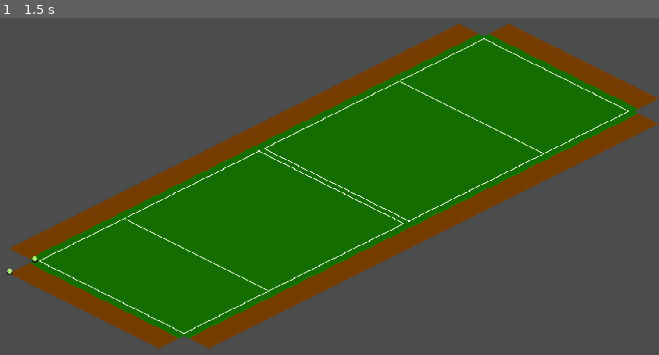
Above: before the commit, frame 1.
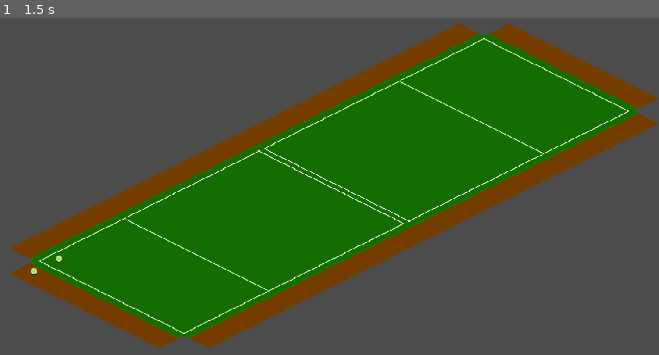
Above: after the commit, the same moment.

Repository: flarkminator/HF_01
Game: Godot game, scene res://Scenes/TestMap.tscn
Two runs of this game, one before a commit and one after it. Both use one fixed random seed, a clock stepped at 60 frames per second and the inputs below.
Inputs:
- Up to frame 1 (1.5 s): tap Enter at 0.5 s; hold Right (ui_right) 0.53-1.28 s; tap A (ui_spawnball) at 0.6, 1.35 s; tap Space at 1.25 s; hold Down (ui_down) from 1.28 s (still down)

The runs differ from the first frame. In frame 1, less than 0.1% of the frame differs, in the area x 0-10%, y 70-77%.
Error in both runs: Invalid call. Nonexistent function 'move_ball' in base 'Nil'. (res://Scripts/TestMap.gd:18)

Commit message:
final checkin before I change this to work in time step. I got the ball to spawn "center of a tile" and now it moves around like a player would. I think it's time to make a player model stand in. I can just use the Godot symbol for now.

Diff:
--- a/Scenes/TennisBall.tscn
+++ b/Scenes/TennisBall.tscn
@@ -27,5 +27,4 @@
 
 [node name="Ball_Regular" type="AnimatedSprite" parent="."]
 position = Vector2( 0, -3 )
-scale = Vector2( 0.75, 0.75 )
 frames = SubResource( 1 )
--- a/Scripts/Global.gd
+++ b/Scripts/Global.gd
@@ -13,11 +13,11 @@
 	return Meters * PixelsPerMeter
 
 func MeterToPixel(Meters : Vector3) -> Vector3:
-	var newX = (Meters.x * PixelsPerMeter) * meter2pixel_scalar
-	var newY = - (Meters.x * PixelsPerMeter) * meter2pixel_scalar / 2
-	newX += (Meters.y * PixelsPerMeter) * meter2pixel_scalar
-	newY +=  (Meters.y * PixelsPerMeter) * meter2pixel_scalar / 2
-	var newZ = (Meters.z * PixelsPerMeter)
+	var newX = round((Meters.x * PixelsPerMeter) * meter2pixel_scalar)
+	var newY =  round(- (Meters.x * PixelsPerMeter) * meter2pixel_scalar / 2)
+	newX += round((Meters.y * PixelsPerMeter) * meter2pixel_scalar)
+	newY +=  round((Meters.y * PixelsPerMeter) * meter2pixel_scalar / 2)
+	var newZ = round(Meters.z * PixelsPerMeter)
 	return Vector3(newX, newY, newZ)
 
 func PixelToMeter1(Pixels) -> float:
--- a/Scripts/TennisBall.gd
+++ b/Scripts/TennisBall.gd
@@ -28,17 +28,6 @@
 #	SetBallHeight(position_delta3.z)
 
 
-#func SetBallHeight(ball_height_delta):
-#	ball_height += ball_height_delta
-#	$Ball_Regular.position.y = -ball_height
-#	if ball_height <= 0:
-#		print("Time in the air: ", time_in_air)
-#		print("Final position: (", position.x, ",", position.y, ")")
-#		print("change position: (", position.x - starting_position.x, ",", position.y - starting_position.y, ")")
-#		var change_in_meters = Global.PixelToMeter(Vector2(position.x - starting_position.x, -(position.y - starting_position.y)))
-#		print("change in meters: (", change_in_meters.x, ",", change_in_meters.y, ")")
-#		queue_free()
-
 # Sets the height of the ball above it's shadow, also controls the "size" of the ball as it goes up and down.
 # The ball never actually leaves the ground, however. It's faked.
 func set_ball_height(ball_height_delta):
@@ -49,7 +38,6 @@
 	$Ball_Regular.position.y = - Global.MeterToPixel1(ball_height) + ball_height_offset
 	if ball_height > 3:
 		$Ball_Regular.frame = 3
-		print("I am getting here")
 	elif ball_height > 2:
 		$Ball_Regular.frame = 2
 	elif ball_height > 1:
@@ -65,11 +53,14 @@
 	position.y += meters_in_pixels.y
 	set_ball_height(meters.z)
 
+
 func GetDragCoefficient() -> float:
 	return CalculateDragCoefficientForGivenSpeed(velocity.length())
 
+
 func GetLiftCoefficient() -> float:
 	return CalculateLiftCoefficientForGivenSpeed(velocity.length())
+
 
 # The actual drag coefficient for an object is altered by the relationship between it's velocity and angular velocity
 func CalculateDragCoefficientForGivenSpeed(velocity):
@@ -78,12 +69,14 @@
 	NewDrag = DragCoefficient + 1 / pow(22.5 + 4.2 * pow(velocity / AngularVelocity,2.5),0.4)
 	return NewDrag
 
+
 # The Coefficient of Lift is driven by the relationship between velocity and angular velocity
 func CalculateLiftCoefficientForGivenSpeed(velocity):
 	var NewLift = 0.0
 	var AngularVelocity = GetAngularVelocityForRevolutions(RevolutionsPerSecond)
 	NewLift = 1 / (2 + velocity / AngularVelocity)
 	return NewLift
+
 
 # Takes the Revolutions Per Second (in radians) and returns the angular velocity in Meters per Second
 func GetAngularVelocityForRevolutions(RevolutionsPerSecond) -> float:
--- a/Scripts/TestMap.gd
+++ b/Scripts/TestMap.gd
@@ -24,6 +24,8 @@
 		active_ball.move_ball(Vector3(0, 0, -1))
 
 func spawn_tennis_ball():
+	var starting_position = Global.MeterToPixel(Vector3(-9 * 1.371, 17 * 1.371, 0))
 	active_ball = TennisBall.instance()
-	active_ball.position = Vector2(225, 400)
+#	active_ball.position = Vector2(225, 400)
+	active_ball.position = Vector2(starting_position.x, starting_position.y - 16)
 	add_child(active_ball)
